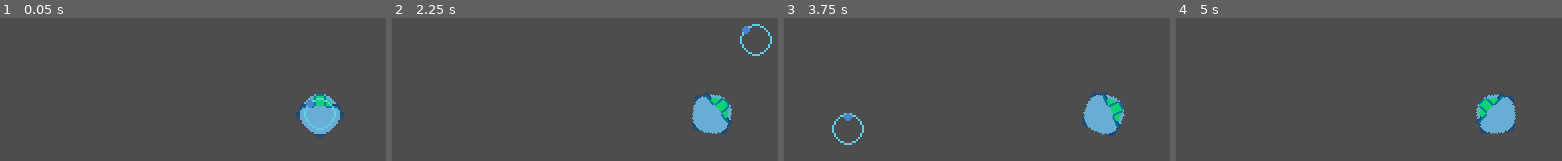
Above: before the commit, frames 1-4 (left to right).
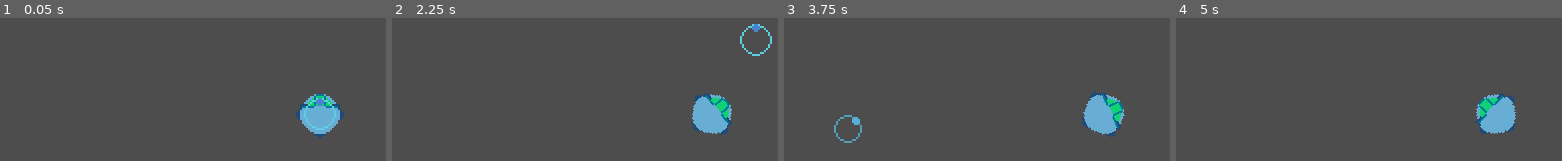
Above: after the commit, the same moments.

Repository: voithos/sticky-ships
Game: Godot game, scene res://scenes/level/main_level.tscn
The game is run twice, just before and just after one commit, with the same random seed, the same clock (stepped at 60 frames per second) and the same inputs.
Inputs:
- Up to frame 1 (0.05 s): no input
- Up to frame 2 (2.25 s): tap Enter at 0.5, 2 s; hold D (turn_right) 0.53-1.28 s; tap P at 0.6, 1.35, 2.1 s; tap Space at 1.25 s; hold S (move_back) 1.28-2.03 s; hold D (turn_right) from 2.03 s (still down)
- Up to frame 3 (3.75 s): tap Space at 2.75 s; release D (turn_right) at 2.78 s; hold W (move_forward) 2.78-3.53 s; tap P at 2.85, 3.6 s; hold A (turn_left) from 3.53 s (still down)
- Up to frame 4 (5 s): keep holding A (turn_left); tap Enter at 4.25 s; tap P at 4.35 s

The runs differ from the first frame. In frame 1, 0.2% of the frame differs, in the area x 79-84%, y 55-63%; in frame 2, 0.2%; in frame 3, 0.6%, in the area x 12-21%, y 66-89%; in frame 4, nothing differs.

Commit message:
Add some basic enemy logic

Diff:
--- a/project.godot
+++ b/project.godot
@@ -17,6 +17,7 @@
 
 [autoload]
 
+Global="*res://scripts/global.gd"
 CheckpointStore="*res://scripts/checkpoint_store.gd"
 GameTimer="*res://scripts/game_timer.gd"
 GlobalCamera="*res://scripts/global_camera.gd"
--- a/scenes/drops/energy_drop.tscn
+++ b/scenes/drops/energy_drop.tscn
@@ -76,7 +76,7 @@
 [node name="AnimatedSprite2D" type="AnimatedSprite2D" parent="."]
 sprite_frames = SubResource("SpriteFrames_cyijo")
 autoplay = "default"
-frame_progress = 0.337434
+frame_progress = 0.829747
 
 [node name="Area2D" type="Area2D" parent="."]
 collision_layer = 2
--- a/scenes/enemies/basic_enemy.tscn
+++ b/scenes/enemies/basic_enemy.tscn
@@ -1,6 +1,86 @@
-[gd_scene load_steps=2 format=3 uid="uid://bj27d2ad4h57k"]
+[gd_scene load_steps=13 format=3 uid="uid://bj27d2ad4h57k"]
 
 [ext_resource type="Script" path="res://scenes/enemies/enemy.gd" id="1_hjins"]
+[ext_resource type="Texture2D" uid="uid://dfsnggri2xi5f" path="res://assets/sprites/enemies/basic_enemy.png" id="2_olgq7"]
+
+[sub_resource type="AtlasTexture" id="AtlasTexture_muxgy"]
+atlas = ExtResource("2_olgq7")
+region = Rect2(0, 0, 16, 16)
+
+[sub_resource type="AtlasTexture" id="AtlasTexture_5g7ju"]
+atlas = ExtResource("2_olgq7")
+region = Rect2(16, 0, 16, 16)
+
+[sub_resource type="AtlasTexture" id="AtlasTexture_827sv"]
+atlas = ExtResource("2_olgq7")
+region = Rect2(32, 0, 16, 16)
+
+[sub_resource type="AtlasTexture" id="AtlasTexture_qqqse"]
+atlas = ExtResource("2_olgq7")
+region = Rect2(48, 0, 16, 16)
+
+[sub_resource type="AtlasTexture" id="AtlasTexture_ihtjv"]
+atlas = ExtResource("2_olgq7")
+region = Rect2(64, 0, 16, 16)
+
+[sub_resource type="AtlasTexture" id="AtlasTexture_lgrhm"]
+atlas = ExtResource("2_olgq7")
+region = Rect2(80, 0, 16, 16)
+
+[sub_resource type="AtlasTexture" id="AtlasTexture_2s48j"]
+atlas = ExtResource("2_olgq7")
+region = Rect2(96, 0, 16, 16)
+
+[sub_resource type="AtlasTexture" id="AtlasTexture_241cm"]
+atlas = ExtResource("2_olgq7")
+region = Rect2(112, 0, 16, 16)
+
+[sub_resource type="SpriteFrames" id="SpriteFrames_ux3vb"]
+animations = [{
+"frames": [{
+"duration": 1.0,
+"texture": SubResource("AtlasTexture_muxgy")
+}, {
+"duration": 1.0,
+"texture": SubResource("AtlasTexture_5g7ju")
+}, {
+"duration": 1.0,
+"texture": SubResource("AtlasTexture_827sv")
+}, {
+"duration": 1.0,
+"texture": SubResource("AtlasTexture_qqqse")
+}, {
+"duration": 1.0,
+"texture": SubResource("AtlasTexture_ihtjv")
+}, {
+"duration": 1.0,
+"texture": SubResource("AtlasTexture_lgrhm")
+}, {
+"duration": 1.0,
+"texture": SubResource("AtlasTexture_2s48j")
+}, {
+"duration": 1.0,
+"texture": SubResource("AtlasTexture_241cm")
+}],
+"loop": true,
+"name": &"default",
+"speed": 12.0
+}]
+
+[sub_resource type="CircleShape2D" id="CircleShape2D_h60r0"]
+radius = 8.0
 
 [node name="BasicEnemy" type="Node2D"]
 script = ExtResource("1_hjins")
+
+[node name="AnimatedSprite2D" type="AnimatedSprite2D" parent="."]
+sprite_frames = SubResource("SpriteFrames_ux3vb")
+autoplay = "default"
+frame_progress = 0.414494
+
+[node name="Area2D" type="Area2D" parent="."]
+collision_layer = 2
+collision_mask = 0
+
+[node name="CollisionShape2D" type="CollisionShape2D" parent="Area2D"]
+shape = SubResource("CircleShape2D_h60r0")
--- a/scenes/enemies/enemy.gd
+++ b/scenes/enemies/enemy.gd
@@ -1,3 +1,4 @@
+@tool
 class_name Enemy
 extends Node
 
@@ -8,3 +9,18 @@
 
 func _process(delta: float) -> void:
 	pass
+
+
+func get_area() -> Area2D:
+	var area = get_node_or_null("Area2D")
+	if area is Area2D:
+		return area
+	return null
+
+
+func _get_configuration_warnings() -> PackedStringArray:
+	var warnings = []
+	var area = get_area()
+	if !is_instance_valid(area):
+		warnings.push_back("Drop scenes must have a child node named 'Area2D' of type Area2D.")
+	return warnings
--- /dev/null
+++ b/scripts/global.gd
@@ -0,0 +1,5 @@
+extends Node
+
+
+var level: Level
+var player: Player
Renamed: assets/energy_drop.aseprite -> assets/sprites/drops/energy_drop.aseprite
Binary file added: assets/sprites/enemies/basic_enemy.aseprite
Binary file added: assets/sprites/enemies/basic_enemy.png
Not shown, added: assets/sprites/enemies/basic_enemy.png.import
